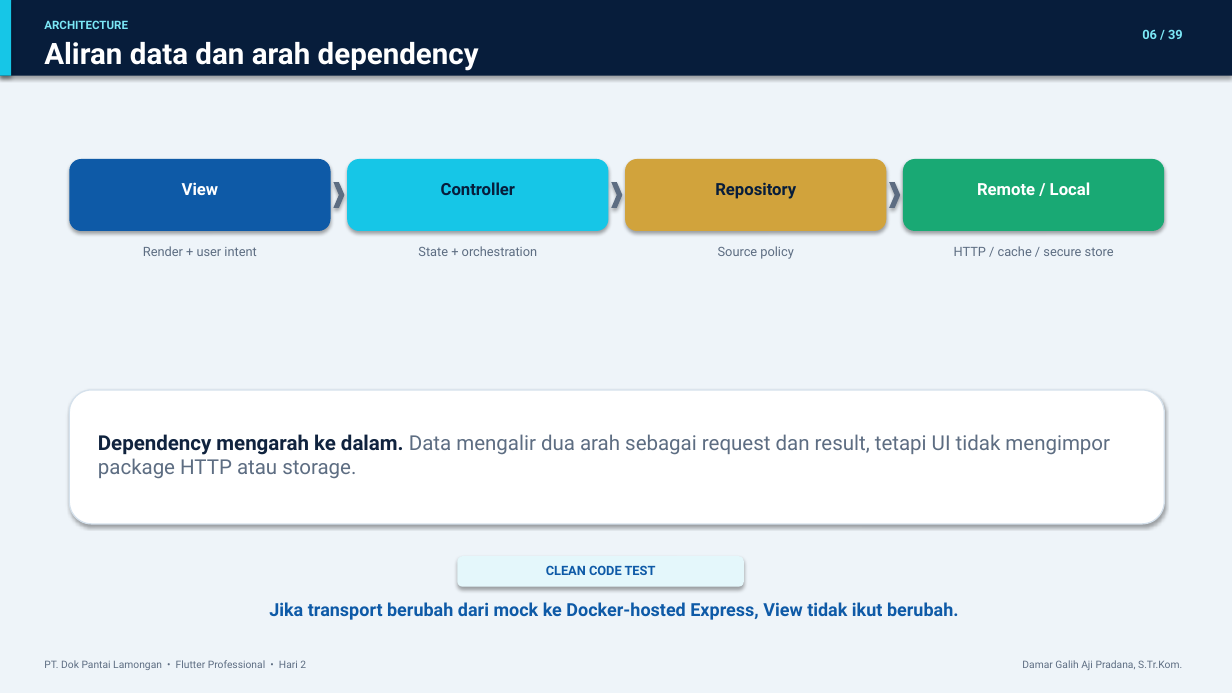
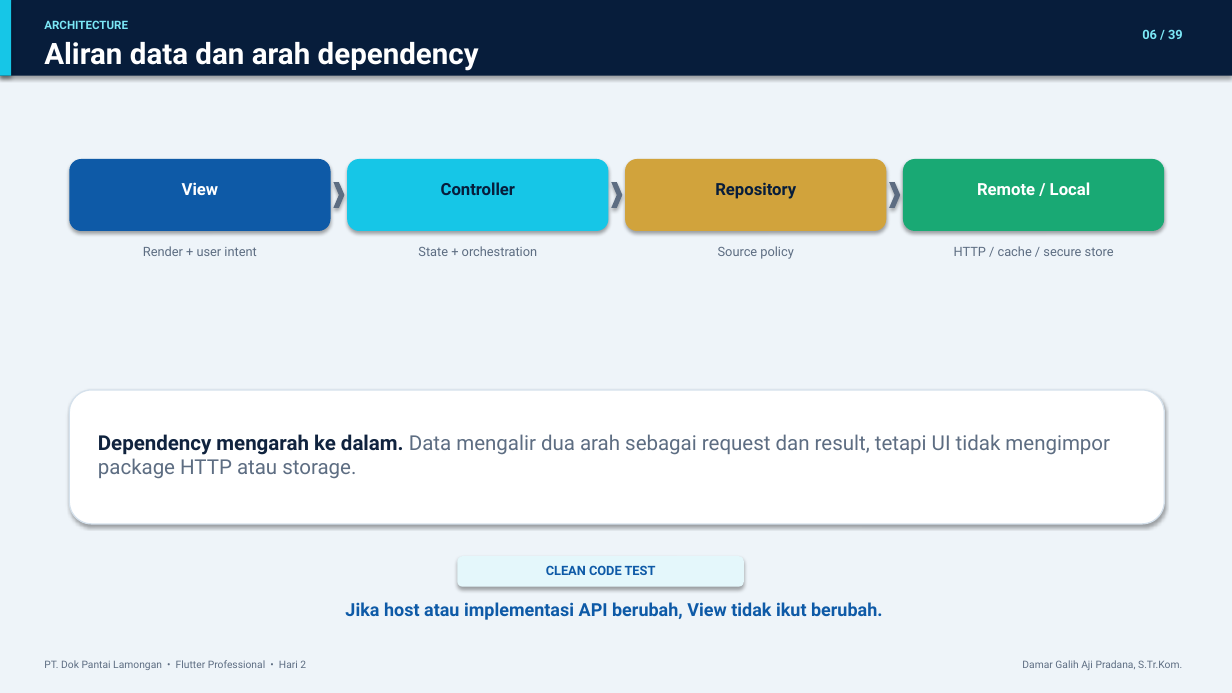
Before and after one commit to D4marp/Inspection-APi, a slide deck: slide 6 of Hari_2_Flutter_Professional.pptx. Drawn at 1232x693 pixels with LibreOffice and Linux fonts; fonts in the diff are those of the drawing. Boxes give left, top, right and bottom in pixels: in the first picture for what was removed or moved away, otherwise in the second. Text is boxed around its words. In the diff, an @@ line names an element or a change of style, - is before the commit and + after.

```diff
--- a/Hari_2_Flutter_Professional.pptx
+++ b/Hari_2_Flutter_Professional.pptx
@@ text at bbox=[345, 602, 883, 620]: text changed @@
-Jika transport berubah dari mock ke Docker-hosted Express, View tidak ikut berubah.
+Jika host atau implementasi API berubah, View tidak ikut berubah.
```
Also in this commit, not shown: 13 other slides changed, 14 other files.
